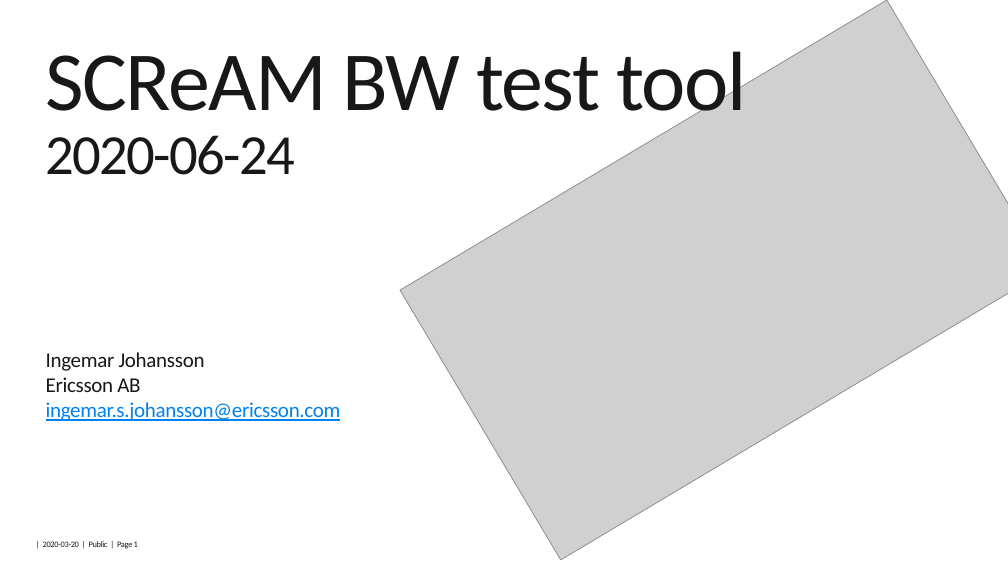
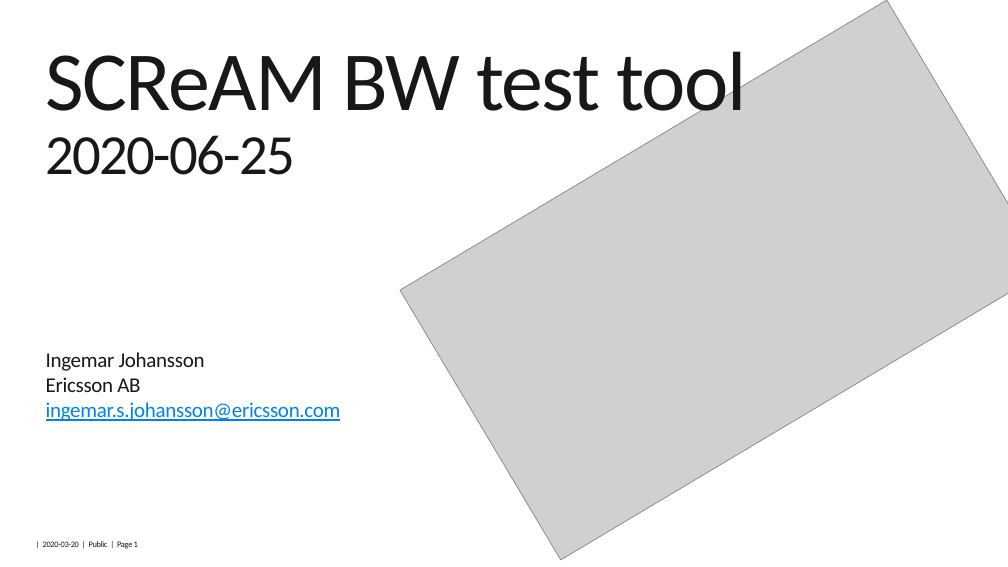
Before and after one commit to 5G-VCA-CC/scream, a slide deck: slide 1 of code/bw-test-tool/SCReAM-BW-test-tool.pptx. Drawn at 1008x567 pixels with LibreOffice and Linux fonts; fonts in the diff are those of the drawing; grey boxes stand for pictures; background and template pictures are left out. Boxes give left, top, right and bottom in pixels: in the first picture for what was removed or moved away, otherwise in the second. Text is boxed around its words. In the diff, an @@ line names an element or a change of style, - is before the commit and + after.

```diff
--- a/code/bw-test-tool/SCReAM-BW-test-tool.pptx
+++ b/code/bw-test-tool/SCReAM-BW-test-tool.pptx
@@ title at (46, 51, 746, 175): text changed @@
-SCReAM BW test tool
-2020-06-24
+SCReAM BW test tool
+2020-06-25
```
Also in this commit, not shown: 1 other slide changed, 4 other files.
